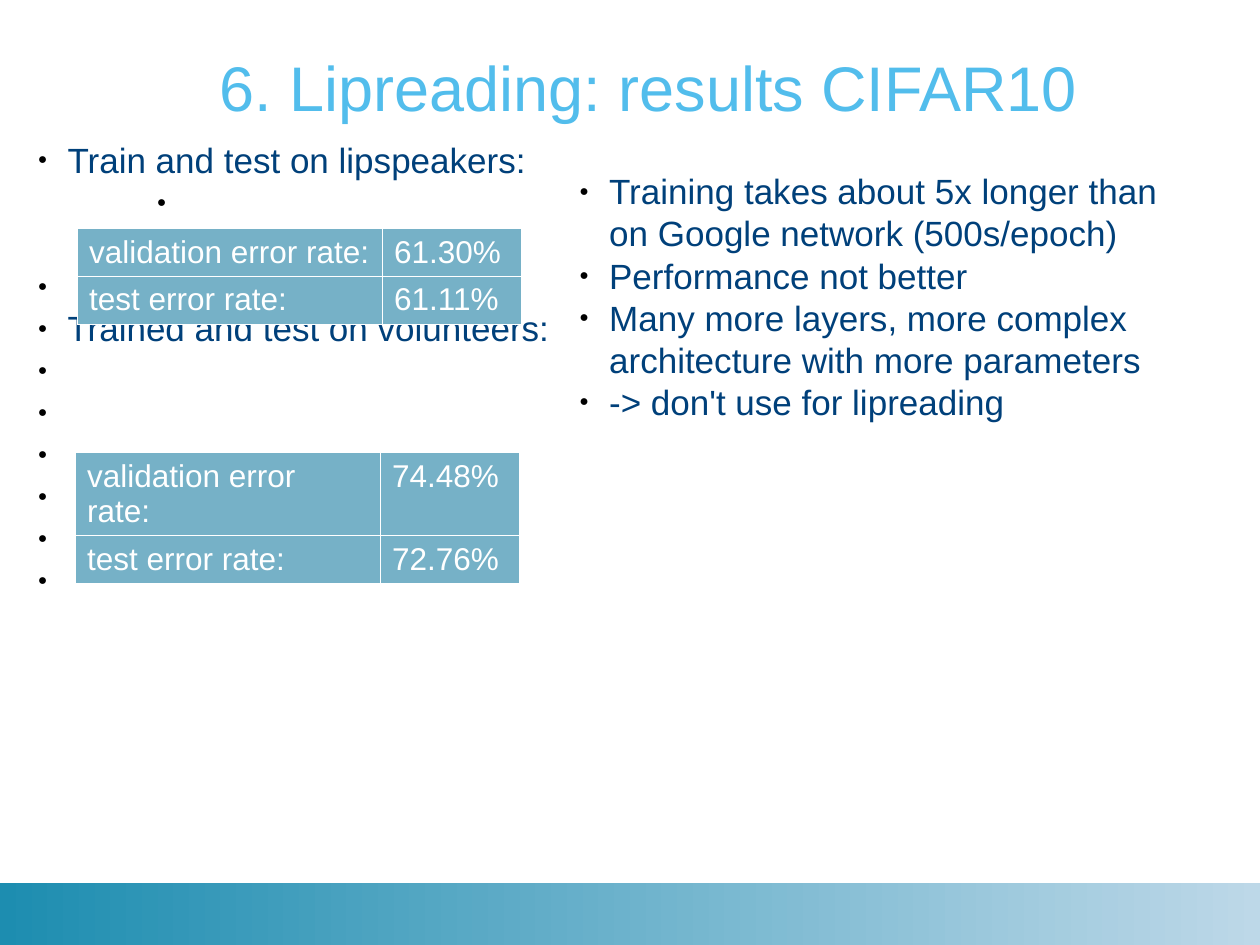
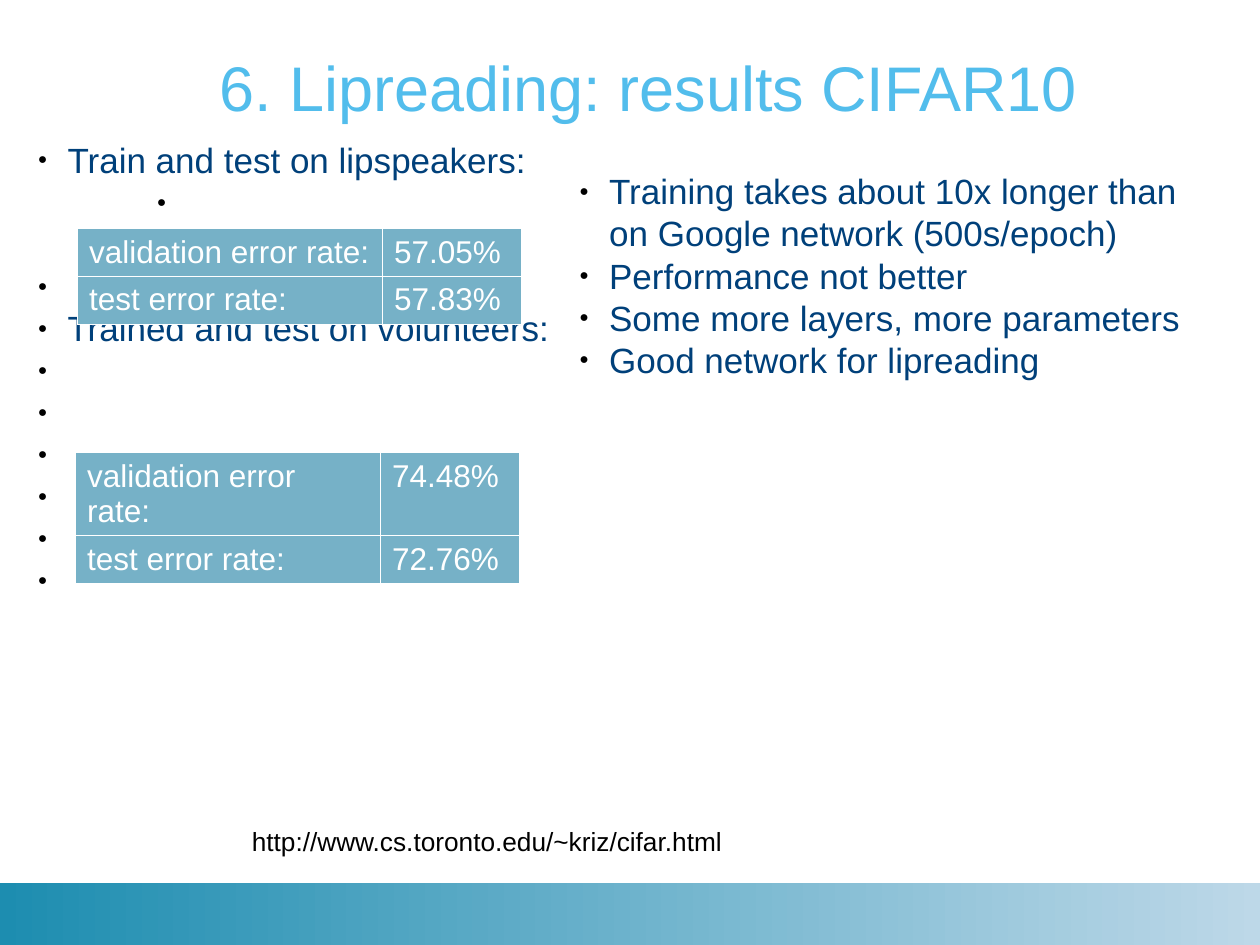
Before and after one commit to matthijsvk/convNets, a slide deck: slide 17 of report/tussentijdse/convNetsSR21dec2017.pptx (slide 14 before the commit). Drawn at 1260x945 pixels with LibreOffice and Linux fonts; fonts in the diff are those of the drawing; background and template pictures are left out. Boxes give left, top, right and bottom in pixels: in the first picture for what was removed or moved away, otherwise in the second. Text is boxed around its words. In the diff, an @@ line names an element or a change of style, - is before the commit and + after.

```diff
--- a/report/tussentijdse/convNetsSR21dec2017.pptx
+++ b/report/tussentijdse/convNetsSR21dec2017.pptx
@@ text at bbox=[609, 178, 1176, 253]: text changed @@
-● Training takes about 5x longer than on Google network (500s/epoch)
+● Training takes about 10x longer than on Google network (500s/epoch)
@@ table at bbox=[77, 228, 522, 346] @@
-row 1, column 2: 61.30%
+row 1, column 2: 57.05%
-row 2, column 2: 61.11%
+row 2, column 2: 57.83%
@@ text at bbox=[609, 305, 1179, 379]: text changed @@
-● Many more layers, more complex architecture with more parameters
-● -> don't use for lipreading
+● Some more layers, more parameters
+● Good network for lipreading
@@ text added at bbox=[252, 832, 722, 857], 15 pt, text #000000 @@
+http://www.cs.toronto.edu/~kriz/cifar.html
```
Also in this commit, not shown: 4 other slides changed, 45 other files.
